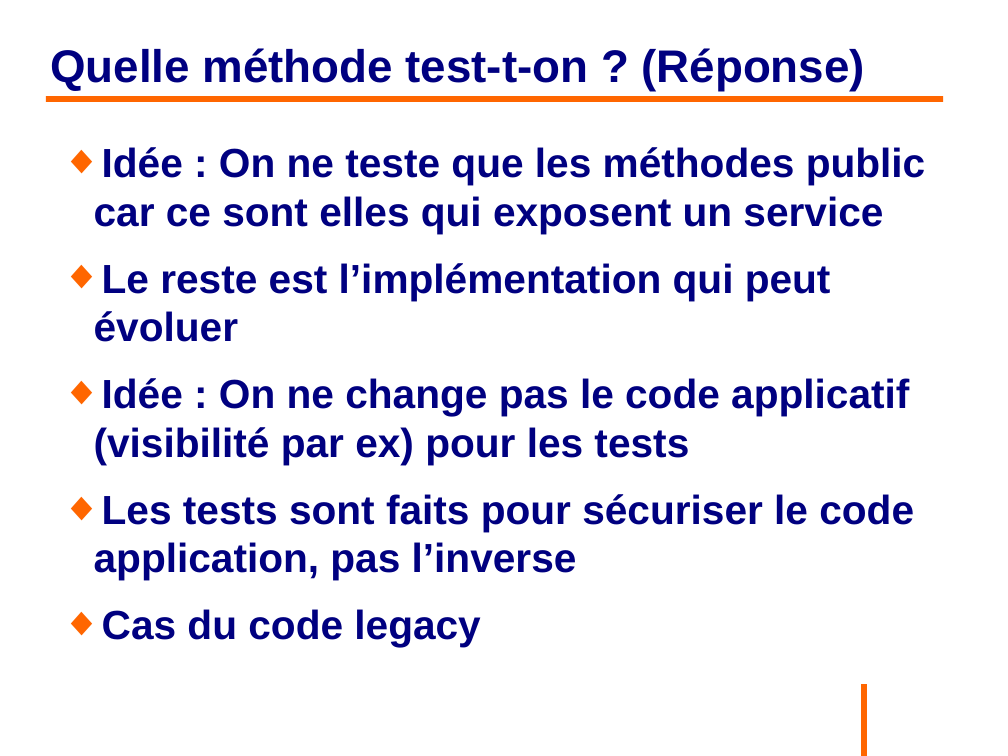
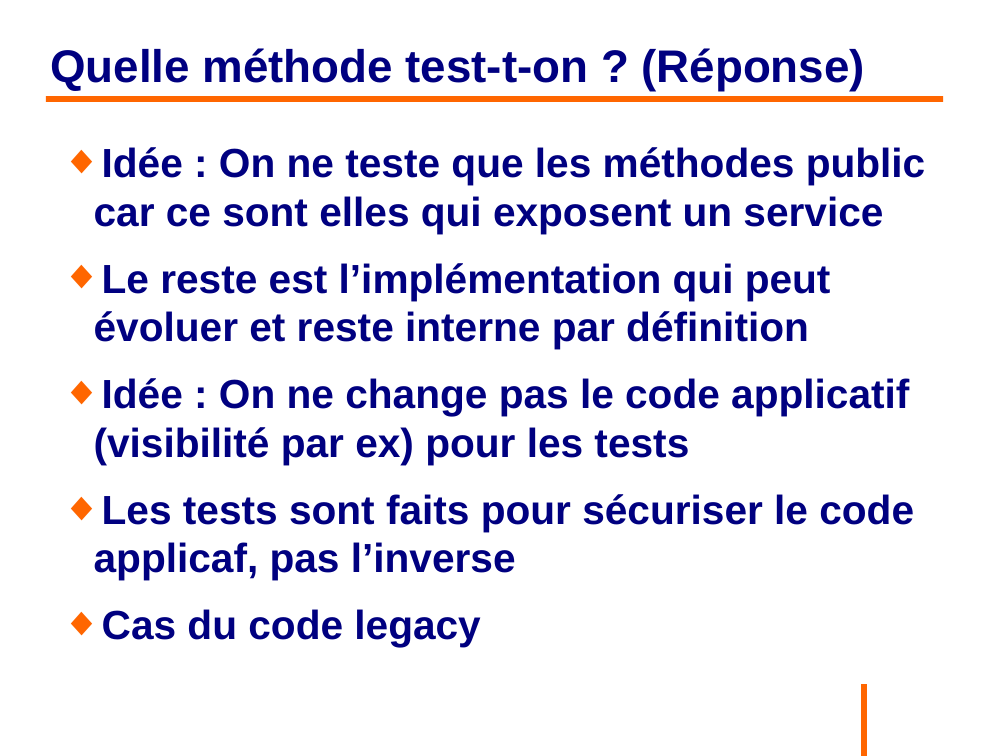
Before and after one commit to philphils/tests-unitaires-et-moins-unitaires, a slide deck: slide 33 of tests-unitaires-cours/nouveauDiapo/diapo_tests_unitaires.odp. Drawn at 1008x756 pixels with LibreOffice and Linux fonts; fonts in the diff are those of the drawing; background and template pictures are left out. Boxes give left, top, right and bottom in pixels: in the first picture for what was removed or moved away, otherwise in the second. Text is boxed around its words. In the diff, an @@ line names an element or a change of style, - is before the commit and + after.

```diff
--- a/tests-unitaires-cours/nouveauDiapo/diapo_tests_unitaires.odp
+++ b/tests-unitaires-cours/nouveauDiapo/diapo_tests_unitaires.odp
@@ text at (94, 263, 831, 349): text changed @@
-◆ Le reste est l’implémentation qui peut évoluer
+◆ Le reste est l’implémentation qui peut évoluer et reste interne par définition
@@ text at (94, 494, 914, 580): text changed @@
-◆ Les tests sont faits pour sécuriser le code application, pas l’inverse
+◆ Les tests sont faits pour sécuriser le code applicaf, pas l’inverse
```
Also in this commit, not shown: 25 other slides changed.
